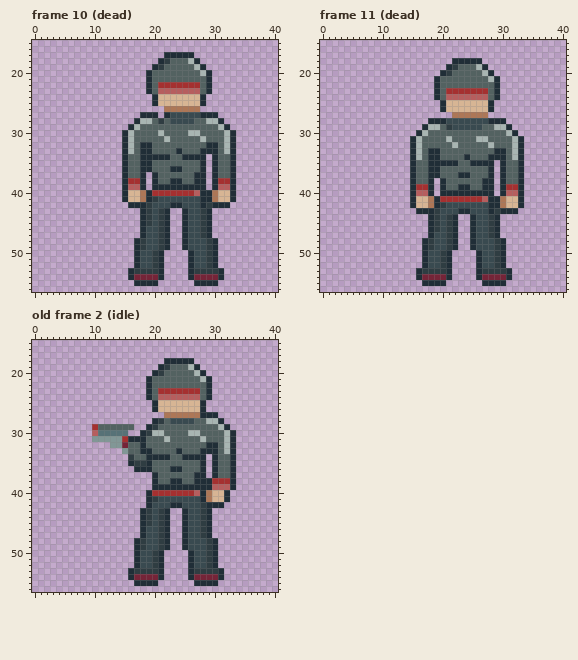
Pixel-art file -- sprites/characters/cyborg.aseprite. The picture above was drawn from the file before the commit.
48x64 pixels, 21 frames. Shown: frame 10 (dead): x 0..40, y 15..56; frame 11 (dead): x 0..40, y 15..56; old frame 2 (idle): x 0..40, y 15..56. The commit also changed other frames, which this record leaves out.
The result:
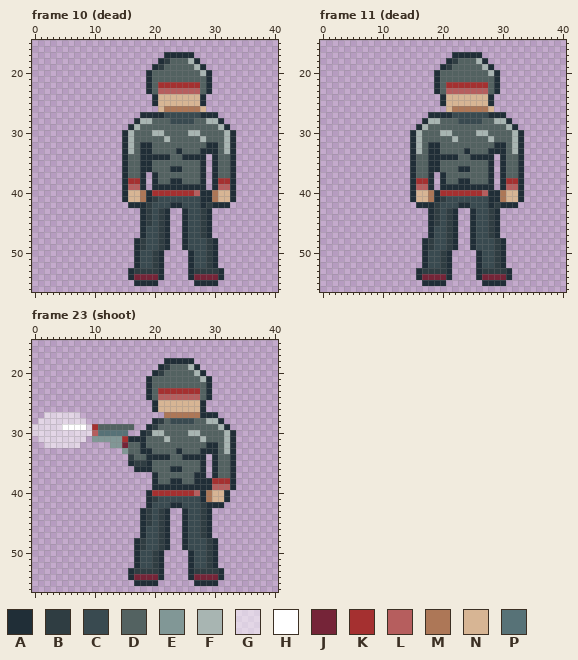
Palette (. is transparent): A #202e37  B #2f3d42  C #394a50  D #536261  E #819796  F #a8b5b2  G #ffffff84  H #ffffff  J #752438  K #a53030  L #b65e5e  M #ad7757  N #d7b594  P #577277
A new or re-ordered frame is compared with the old frame closest to it.
Commit message: feat: added shoot animation
The exact change:
frames 21 -> 27
layer "smoke" added
layer "particles" added
--- frame 10 (dead), layers "arms", "legs"
@@ x 18..30 @@
 25 ..ANNNNNNNA..
-26 ....MMMMMM...
-27 AAA.ACCCCCAAA
-28 FFDBDCCCCDDFF
+26 ...NMMMMMMN..
+27 AAAACCCCCCAAA
+28 FFDDDCCCCDDFF
 29 DDDDDDDDDDDDD
-30 DDDFDDDDFFDDD
+30 DDFFDDDDFFDDD
 31 DDDDFDDDDDFDD
@@ x 25..29 @@
 36 DDDA.
-37 DDAA.
-38 DDAA.
+37 DDDA.
+38 DDDA.
 39 AAAA.
--- frame 11 (dead)
@@ x 13..35 @@
 16 .......................
-17 .......................
-18 .........AAAAA.........
-19 ........ABDDDFA........
-20 .......ABDDDDDFA.......
-21 ......ADDDDDDDDFA......
-22 ......ADDDDDDDDDA......
-23 ......ADKKKKKKKDA......
-24 ......ADLLLLLLLDA......
+17 .........AAAAA.........
+18 ........ABDDDFA........
+19 .......ABDDDDDFA.......
+20 ......ADDDDDDDDFA......
+21 ......ADDDDDDDDDA......
+22 ......ADKKKKKKKDA......
+23 ......ADLLLLLLLDA......
+24 .......ANNNNNNNA.......
 25 .......ANNNNNNNA.......
-26 .......ANNNNNNNA.......
-27 .........MMMMMM........
-28 .....AAACCCCCCCAAA.....
-29 ....AFFDBCCCCCDDFFA....
-30 ...AFDDDDDDDDDDDDDFA...
-31 ..AFDDDDFDDDDFFDDDDFA..
-32 ..AFDDDDDFDDDDDFDDDFA..
-33 ..AFDAADDDDDDDDDAADFA..
-34 ..AFDAADDDDADDDAAADFA..
-35 ..ADDAAAAADDAAAA.ADDA..
-36 ..ADDAADDDDDDDDA.ADDA..
-37 ..ADDAADDDAADDDA.ADDA..
-38 ..ADDA.ADDDDDDAA.ADDA..
-39 ..AKKA.ADDAADDAA.AKKA..
-40 ..ALLA.AAAAAAAAA.ALLA..
-41 ..ANNMAKKKKKKKLAAMNNA..
-42 ..ANNMABCCCCCCCAAMNNA..
-43 ...AAABCCCAACCCABAAA...
+26 ........NMMMMMMN.......
+27 .....AAAACCCCCCAAA.....
+28 ....AFFDDDCCCCDDFFA....
+29 ...AFDDDDDDDDDDDDDFA...
+30 ..AFDDDFFDDDDFFDDDDFA..
+31 ..AFDDDDDFDDDDDFDDDFA..
+32 ..AFDAADDDDDDDDDAADFA..
+33 ..AFDAADDDDADDDAAADFA..
+34 ..ADDAAAAADDAAAA.ADDA..
+35 ..ADDAADDDDDDDDA.ADDA..
+36 ..ADDAADDDAADDDA.ADDA..
+37 ..ADDA.ADDDDDDDA.ADDA..
+38 ..AKKA.ADDAADDDA.AKKA..
+39 ..ALLA.AAAAAAAAA.ALLA..
+40 ..ANNMAKKKKKKKLAAMNNA..
+41 ..ANNMABCCCCCCCAAMNNA..
+42 ...AAABCCCAACCCABAAA...
+43 .....ABCBA..ACCBA......
 44 .....ABCBA..ACCBA......
 45 .....ABCBA..ACCBA......
-46 .....ABCBA..ACCBA......
+46 .....ACCBA..ACCBA......
 47 .....ACCBA..ACCBA......
--- frame 23 (shoot) is new; against old frame 2 (idle), layers "particles", "smoke"
@@ x 0..11 @@
 26 ............
-27 ............
-28 ............
-29 ..........KD
-30 ..........LP
-31 ..........EE
-32 ............
+27 ..GGGGGG....
+28 .GGGGGGGG...
+29 GGGGGHHHHGKD
+30 GGGGGGGGGGLP
+31 .GGGGGGGG.EE
+32 ..GGGGGG....
 33 ............
